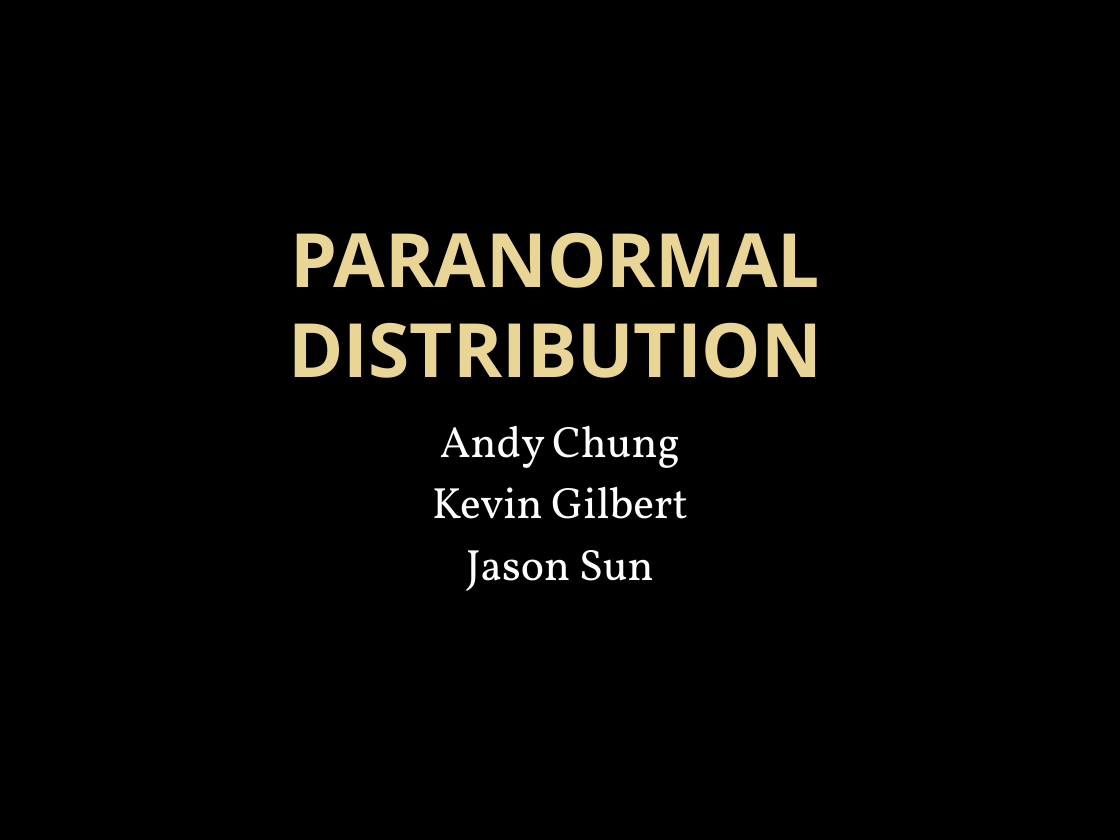
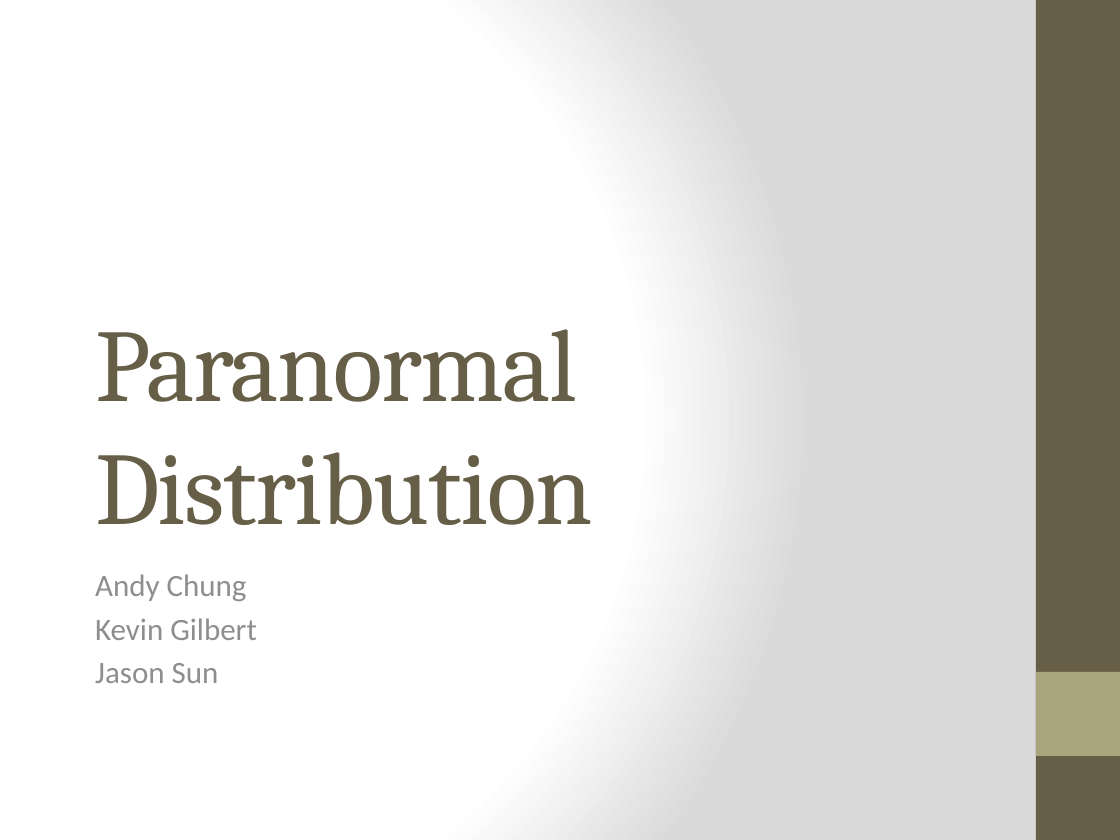
Before and after one commit to kgilbert-cmu/DataCriming, a slide deck: slide 1 of docs/presentation.pptx. Drawn at 1120x840 pixels with LibreOffice and Linux fonts; fonts in the diff are those of the drawing; background and template pictures are left out. Boxes give left, top, right and bottom in pixels: in the first picture for what was removed or moved away, otherwise in the second. Text is boxed around its words. In the diff, an @@ line names an element or a change of style, - is before the commit and + after.

Commit message:
presentation pptx

```diff
--- a/docs/presentation.pptx
+++ b/docs/presentation.pptx
@@ background picture (left out) to gradient #FFFFFF to #DADADA @@
@@ rectangle added at (x1=1037, y1=0, x2=1120, y2=840), fill #675E47 @@
@@ title at (x1=95, y1=329, x2=592, y2=525): text changed; size 53 to 73 pt; font Open Sans to Cambria; text colour gradient #EAD696 to #E7D081 to #675E47; bold off @@
-PARANORMAL DISTRIBUTION
+Paranormal Distribution
@@ subtitle "Andy Chung" moved from (x1=432, y1=425, x2=688, y2=591) to (x1=95, y1=574, x2=257, y2=683) @@
@@ subtitle "Andy Chung" at (x1=95, y1=574, x2=257, y2=683): size 31 to 22 pt, font Vollkorn to Calibri, text colour #FFFFFF to #8F8F8D; alignment centre to left; less space between paragraphs @@
@@ rectangle added at (x1=1037, y1=672, x2=1120, y2=756), fill #A9A57C @@
```
Also in this commit, not shown: 4 other slides changed.
